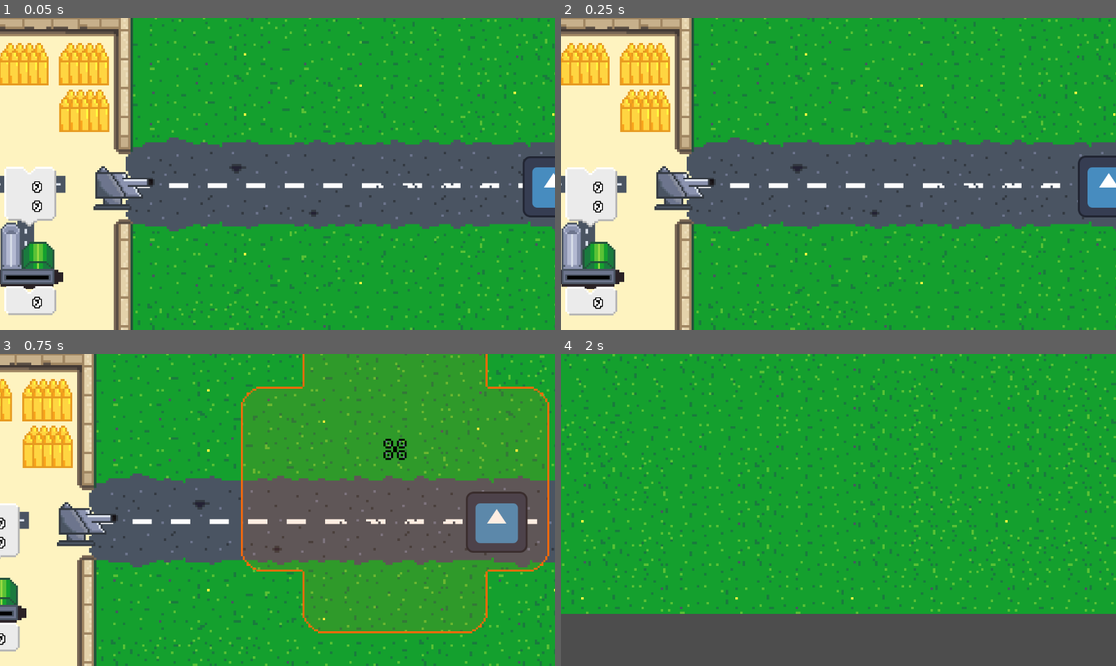
Above: before the commit, frames 1-4 (two rows, left to right).
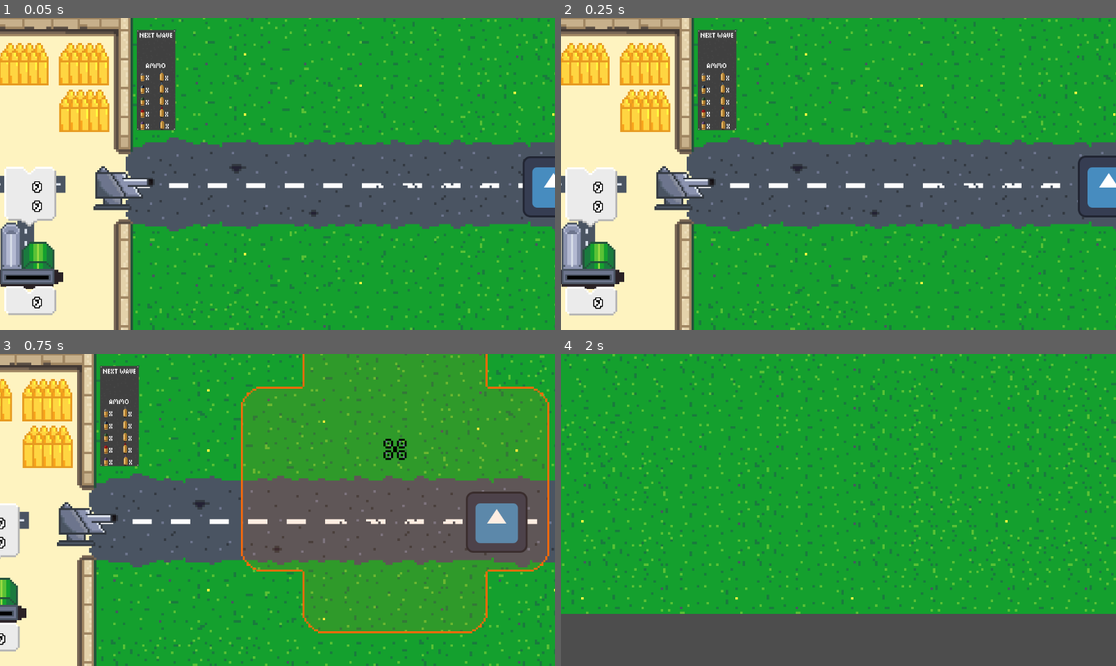
Above: after the commit, the same moments.

Repository: ZimtSnad/nauvis-enjoyers-bit-festival-2025
Game: Godot game, scene res://levels/jakubowylewel1.tscn
Same seed, same stepped clock (60 frames per second), same inputs: the game is played once before the commit and once after it. This scene is started directly instead of the project's main scene. The engine's default icon, where the game draws it, is replaced by a stand-in: a white triangle on a blue panel in a dark square.
Inputs (mouse positions are in pixels of both pictures, inside the frame that each line leads up to):
- Up to frame 1 (0.05 s): no input
- Up to frame 2 (0.25 s): no input
- Up to frame 3 (0.75 s): move the mouse to (399, 494) at 0.52 s; hold D (right) from 0.53 s (still down); click (399, 494) at 0.67 s
- Up to frame 4 (2 s): move the mouse to (727, 525) at 1.27 s; release D (right) at 1.28 s; hold S (down) from 1.28 s (still down)

The runs differ from the first frame. In frame 1, 2.3% of the frame differs, in the area x 24-32%, y 3-37%; in frame 2, 2.3%; in frame 3, 2.3%, in the area x 18-26%, y 3-37%; in frame 4, nothing differs.

Commit message:
penis3
penis3

Diff:
--- a/levels/jakubowylewel1.tscn
+++ b/levels/jakubowylewel1.tscn
@@ -6,10 +6,11 @@
 [ext_resource type="PackedScene" uid="uid://c434tec7m0enm" path="res://scenes/generator.tscn" id="4_5xgh2"]
 [ext_resource type="PackedScene" uid="uid://56yqfxdkyu6l" path="res://scenes/2_to_1_crafter.tscn" id="5_r1jyl"]
 [ext_resource type="PackedScene" uid="uid://nukj5th3ij00" path="res://scenes/turret.tscn" id="6_g1v8u"]
-[ext_resource type="PackedScene" uid="uid://cpks4hdyftaab" path="res://scenes/enemy.tscn" id="7_xp56t"]
+[ext_resource type="PackedScene" uid="uid://h63ml1lelyen" path="res://scenes/enemy.tscn" id="7_xp56t"]
 [ext_resource type="PackedScene" uid="uid://dkwoktkvppq71" path="res://scenes/player.tscn" id="8_lnw16"]
 [ext_resource type="PackedScene" uid="uid://coqkswiy4vco4" path="res://scenes/ammo_rack.tscn" id="9_mhfvk"]
 [ext_resource type="Texture2D" uid="uid://c683lsxovcw1p" path="res://assets/Sprites/mainTileset.png" id="10_vihcj"]
+[ext_resource type="PackedScene" uid="uid://20xylhxx16fd" path="res://scenes/ui.tscn" id="11_qaqsr"]
 
 [sub_resource type="TileSetAtlasSource" id="TileSetAtlasSource_qaqsr"]
 texture = ExtResource("10_vihcj")
@@ -433,3 +434,6 @@
 rendering_quadrant_size = 32
 format = 2
 layer_0/tile_data = PackedInt32Array(-1, 458752, 0, -65535, 458752, 0, -65533, 524288, 0, 65539, 524288, 1, 196611, 524 …(7569 unchanged characters)…
+
+[node name="UI" parent="." instance=ExtResource("11_qaqsr")]
+position = Vector2(331, -43)
--- a/scenes/ui.tscn
+++ b/scenes/ui.tscn
@@ -80,7 +80,7 @@
 theme_override_font_sizes/font_size = 10
 text = "Ammo"
 
-[node name="AmmoSmall" type="Node" parent="."]
+[node name="AmmoSmall" type="Node2D" parent="."]
 
 [node name="NormalSmall" type="Sprite2D" parent="AmmoSmall"]
 position = Vector2(29, 98)
@@ -147,7 +147,7 @@
 theme_override_font_sizes/font_size = 10
 text = "x"
 
-[node name="AmmoMedium" type="Node" parent="."]
+[node name="AmmoMedium" type="Node2D" parent="."]
 
 [node name="NormalMedium" type="Sprite2D" parent="AmmoMedium"]
 position = Vector2(70.165, 91.00001)
--- /dev/null
+++ b/scenes/ui_2.tscn
@@ -0,0 +1,154 @@
+[gd_scene load_steps=12 format=3 uid="uid://d1iv28t3ljxuo"]
+
+[ext_resource type="Texture2D" uid="uid://ci7qai8pcgw83" path="res://assets/Sprites/Bullet_Normal_Small.png" id="1_3bp1u"]
+[ext_resource type="FontFile" uid="uid://l7pmcia8s3cj" path="res://assets/fonts/pixel.ttf" id="2_kongf"]
+[ext_resource type="Texture2D" uid="uid://dho8akah1oj48" path="res://assets/Sprites/Bullet_Normal_Ice.png" id="3_581xy"]
+[ext_resource type="Texture2D" uid="uid://c1mf6jyobg02f" path="res://assets/Sprites/Bullet_Normal_Toxic.png" id="4_clw1r"]
+[ext_resource type="Texture2D" uid="uid://doc14f56mldbf" path="res://assets/Sprites/Bullet_Normal_Fire.png" id="5_whpvo"]
+[ext_resource type="Texture2D" uid="uid://ckpaiqrd0lsd" path="res://assets/Sprites/Bullet_Normal_Void.png" id="6_wvi5c"]
+[ext_resource type="Texture2D" uid="uid://c2wa1w0nhwksh" path="res://assets/Sprites/Bullet_Medium_Normal.png" id="7_jqybt"]
+[ext_resource type="Texture2D" uid="uid://dsh6c4k5mor63" path="res://assets/Sprites/Bullet_Medium_Ice.png" id="8_2ynoy"]
+[ext_resource type="Texture2D" uid="uid://bgcsy55xtcg5c" path="res://assets/Sprites/Bullet_Medium_Toxic.png" id="9_ajxq5"]
+[ext_resource type="Texture2D" uid="uid://chs4lp6wdwmi" path="res://assets/Sprites/Bullet_Medium_Fire.png" id="10_ft3v6"]
+[ext_resource type="Texture2D" uid="uid://drsylkoxk03sv" path="res://assets/Sprites/Bullet_Medium_Void.png" id="11_uwccn"]
+
+[node name="UI2" type="Node2D"]
+
+[node name="VBoxContainer" type="VBoxContainer" parent="."]
+offset_right = 40.0
+offset_bottom = 40.0
+
+[node name="AmmoSmall" type="Node" parent="VBoxContainer"]
+
+[node name="NormalSmall" type="Sprite2D" parent="VBoxContainer/AmmoSmall"]
+position = Vector2(29, 98)
+texture = ExtResource("1_3bp1u")
+
+[node name="Label" type="Label" parent="VBoxContainer/AmmoSmall/NormalSmall"]
+offset_left = 7.0
+offset_top = -10.0
+offset_right = 47.0
+offset_bottom = 13.0
+theme_override_fonts/font = ExtResource("2_kongf")
+theme_override_font_sizes/font_size = 10
+text = "x"
+
+[node name="NormalIce" type="Sprite2D" parent="VBoxContainer/AmmoSmall"]
+position = Vector2(29, 124)
+texture = ExtResource("3_581xy")
+
+[node name="Label" type="Label" parent="VBoxContainer/AmmoSmall/NormalIce"]
+offset_left = 7.0
+offset_top = -10.0
+offset_right = 47.0
+offset_bottom = 13.0
+theme_override_fonts/font = ExtResource("2_kongf")
+theme_override_font_sizes/font_size = 10
+text = "x"
+
+[node name="NormalToxic" type="Sprite2D" parent="VBoxContainer/AmmoSmall"]
+position = Vector2(29, 149)
+texture = ExtResource("4_clw1r")
+
+[node name="Label" type="Label" parent="VBoxContainer/AmmoSmall/NormalToxic"]
+offset_left = 7.0
+offset_top = -10.0
+offset_right = 47.0
+offset_bottom = 13.0
+theme_override_fonts/font = ExtResource("2_kongf")
+theme_override_font_sizes/font_size = 10
+text = "x"
+
+[node name="NormalFire" type="Sprite2D" parent="VBoxContainer/AmmoSmall"]
+position = Vector2(29, 174)
+texture = ExtResource("5_whpvo")
+
+[node name="Label" type="Label" parent="VBoxContainer/AmmoSmall/NormalFire"]
+offset_left = 7.0
+offset_top = -10.0
+offset_right = 47.0
+offset_bottom = 13.0
+theme_override_fonts/font = ExtResource("2_kongf")
+theme_override_font_sizes/font_size = 10
+text = "x"
+
+[node name="NormalVoid" type="Sprite2D" parent="VBoxContainer/AmmoSmall"]
+position = Vector2(29, 199)
+texture = ExtResource("6_wvi5c")
+
+[node name="Label" type="Label" parent="VBoxContainer/AmmoSmall/NormalVoid"]
+offset_left = 7.0
+offset_top = -10.0
+offset_right = 47.0
+offset_bottom = 13.0
+theme_override_fonts/font = ExtResource("2_kongf")
+theme_override_font_sizes/font_size = 10
+text = "x"
+
+[node name="AmmoMedium" type="Node" parent="VBoxContainer"]
+
+[node name="NormalMedium" type="Sprite2D" parent="VBoxContainer/AmmoMedium"]
+position = Vector2(70.165, 91.00001)
+texture = ExtResource("7_jqybt")
+
+[node name="Label" type="Label" parent="VBoxContainer/AmmoMedium/NormalMedium"]
+offset_left = 6.0
+offset_top = -2.0
+offset_right = 46.0
+offset_bottom = 21.0
+theme_override_fonts/font = ExtResource("2_kongf")
+theme_override_font_sizes/font_size = 10
+text = "X"
+
+[node name="NormalIce" type="Sprite2D" parent="VBoxContainer/AmmoMedium"]
+position = Vector2(70, 116.00001)
+texture = ExtResource("8_2ynoy")
+
+[node name="Label" type="Label" parent="VBoxContainer/AmmoMedium/NormalIce"]
+offset_left = 6.0
+offset_top = -2.0
+offset_right = 46.0
+offset_bottom = 21.0
+theme_override_fonts/font = ExtResource("2_kongf")
+theme_override_font_sizes/font_size = 10
+text = "X"
+
+[node name="NormalToxic" type="Sprite2D" parent="VBoxContainer/AmmoMedium"]
+position = Vector2(70.165, 141)
+texture = ExtResource("9_ajxq5")
+
+[node name="Label" type="Label" parent="VBoxContainer/AmmoMedium/NormalToxic"]
+offset_left = 6.0
+offset_top = -2.0
+offset_right = 46.0
+offset_bottom = 21.0
+theme_override_fonts/font = ExtResource("2_kongf")
+theme_override_font_sizes/font_size = 10
+text = "X"
+
+[node name="NormalFire" type="Sprite2D" parent="VBoxContainer/AmmoMedium"]
+position = Vector2(70.16499, 166)
+texture = ExtResource("10_ft3v6")
+
+[node name="Label" type="Label" parent="VBoxContainer/AmmoMedium/NormalFire"]
+offset_left = 6.0
+offset_top = -2.0
+offset_right = 46.0
+offset_bottom = 21.0
+theme_override_fonts/font = ExtResource("2_kongf")
+theme_override_font_sizes/font_size = 10
+text = "X"
+
+[node name="NormalVoid" type="Sprite2D" parent="VBoxContainer/AmmoMedium"]
+position = Vector2(70.59885, 190.98018)
+scale = Vector2(1, 1.0003046)
+texture = ExtResource("11_uwccn")
+
+[node name="Label" type="Label" parent="VBoxContainer/AmmoMedium/NormalVoid"]
+offset_left = 6.0
+offset_top = -2.0
+offset_right = 46.0
+offset_bottom = 21.0
+theme_override_fonts/font = ExtResource("2_kongf")
+theme_override_font_sizes/font_size = 10
+text = "X"
Not shown: 1 places in levels/jakubowylewel1.tscn that only renumber resources
Not shown: 1 places in scenes/ui.tscn that only renumber resources
